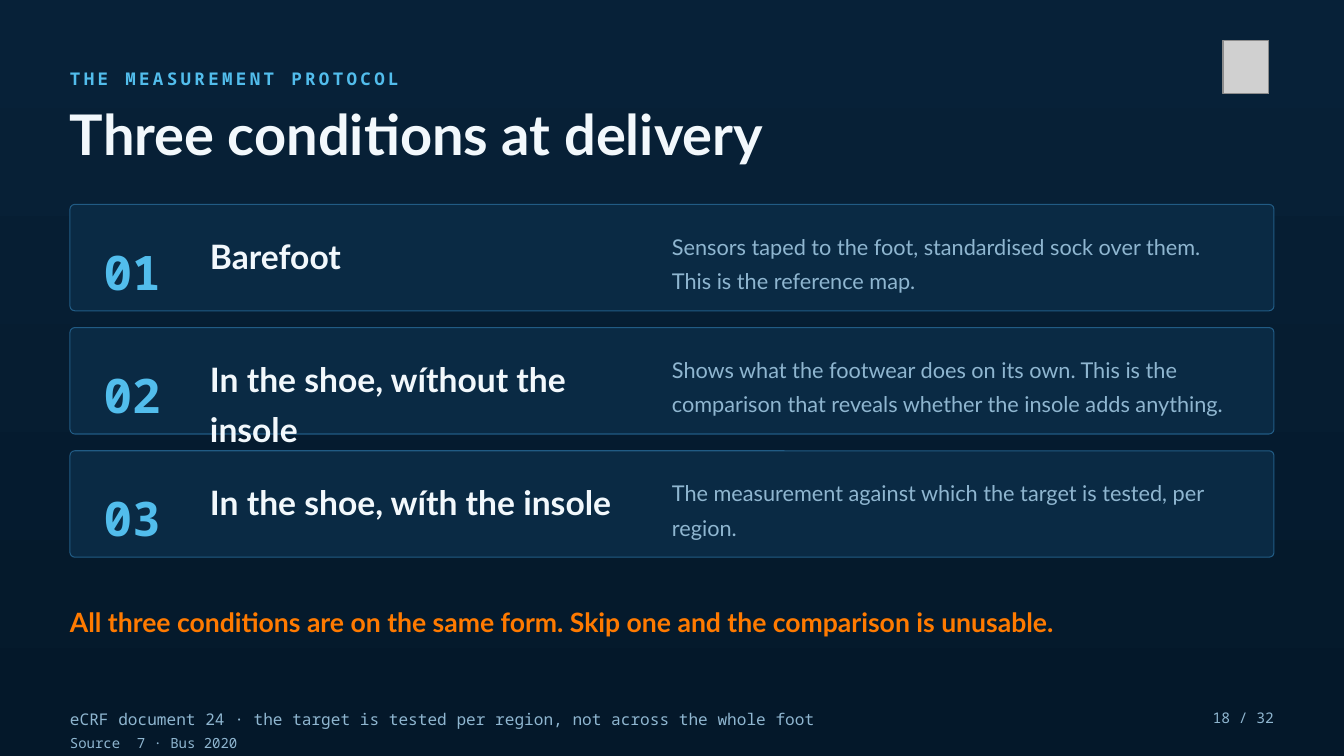
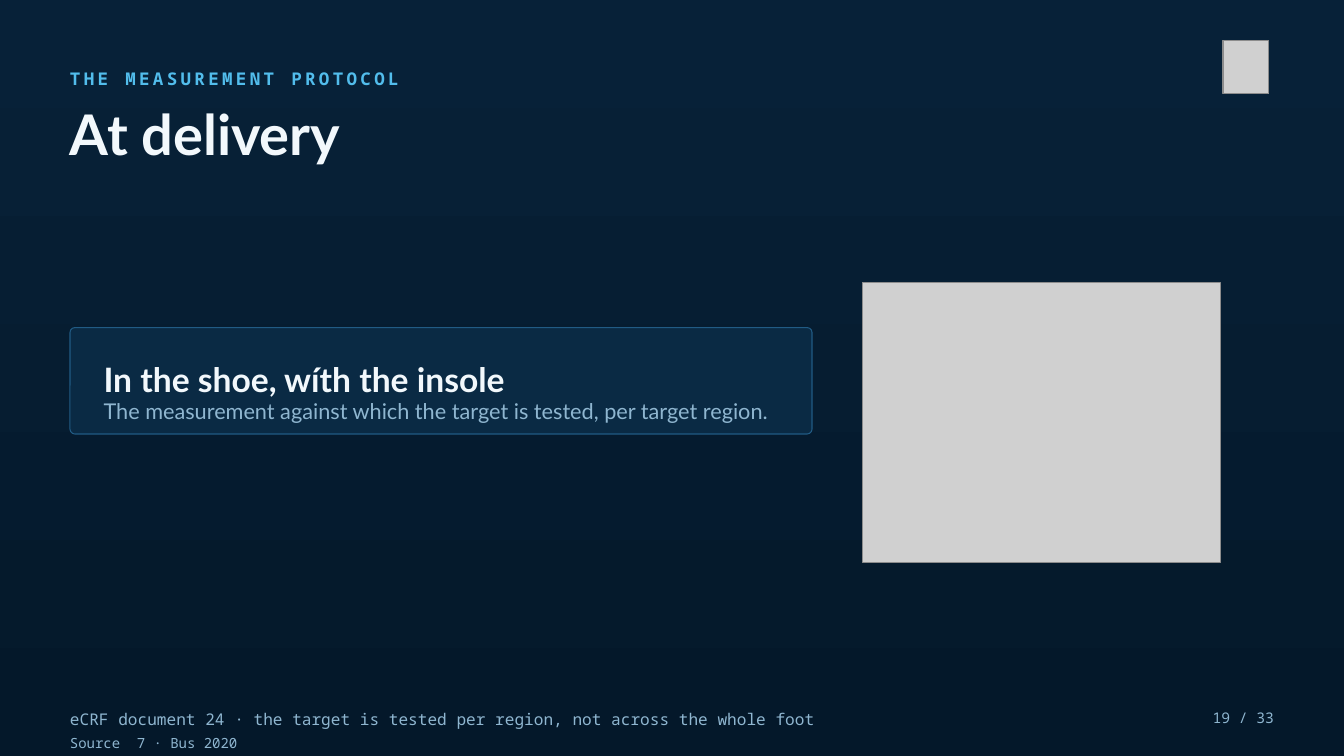
Before and after one commit to Dellfs/paradise-project, a slide deck: slide 19 of PARADISE_presentatie/PARADISE_congres.pptx (slide 18 before the commit). Drawn at 1344x756 pixels with LibreOffice and Linux fonts; fonts in the diff are those of the drawing; grey boxes stand for pictures. Boxes give left, top, right and bottom in pixels: in the first picture for what was removed or moved away, otherwise in the second. Text is boxed around its words. In the diff, an @@ line names an element or a change of style, - is before the commit and + after.

```diff
--- a/PARADISE_presentatie/PARADISE_congres.pptx
+++ b/PARADISE_presentatie/PARADISE_congres.pptx
@@ text at [70,113,340,165]: text changed @@
-Three conditions at delivery
+At delivery
@@ rounded rectangle removed at [70,205,1273,312] @@
@@ text removed at [672,239,1200,293] @@
-Sensors taped to the foot, standardised sock over them. This is the reference map.
@@ text removed at [104,255,161,291] @@
-01
@@ text removed at [210,244,341,270] @@
-Barefoot
@@ picture added at [863,283,1221,564] @@
@@ rounded rectangle: place and size @@
-rounded rectangle at [70,328,1273,435]
+rounded rectangle at [70,328,812,435]
@@ text at [104,367,505,397]: text changed @@
-In the shoe, wíthout the insole
+In the shoe, wíth the insole
@@ text removed at [104,378,161,414] @@
-02
@@ text removed at [672,362,1222,416] @@
-Shows what the footwear does on its own. This is the comparison that reveals whether the insole adds anything.
@@ text at [104,403,768,423]: text changed @@
-The measurement against which the target is tested, per region.
+The measurement against which the target is tested, per target region.
@@ rounded rectangle removed at [70,451,1273,558] @@
@@ text removed at [104,501,161,537] @@
-03
@@ text removed at [210,490,611,520] @@
-In the shoe, wíth the insole
@@ text removed at [70,612,1053,637] @@
-All three conditions are on the same form. Skip one and the comparison is unusable.
@@ text at [1213,712,1274,723]: text changed @@
-18 / 32
+19 / 33
```
Also in this commit, not shown: 29 other slides changed, 2 slides added, 1 slide removed, 25 other files.
